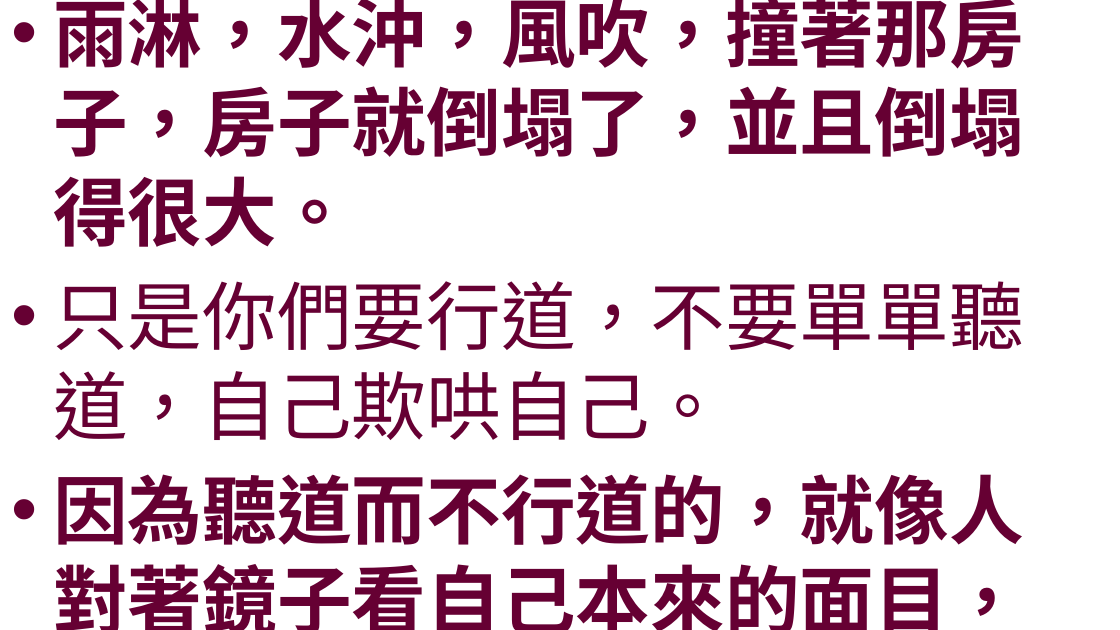
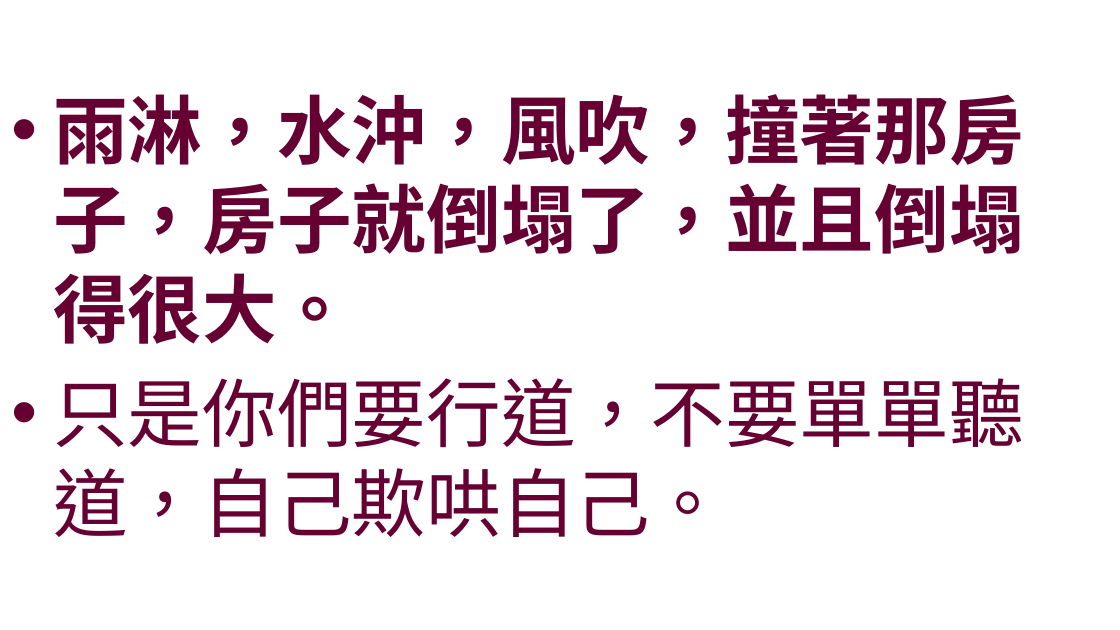
Before and after one commit to batisuoc/worship-resources, a slide deck: slide 6 of 46遵行主話.pptx. Drawn at 1120x630 pixels with LibreOffice and Linux fonts; fonts in the diff are those of the drawing; background and template pictures are left out. Boxes give left, top, right and bottom in pixels: in the first picture for what was removed or moved away, otherwise in the second. Text is boxed around its words. In the diff, an @@ line names an element or a change of style, - is before the commit and + after.

Commit message:
Update 46

```diff
--- a/46遵行主話.pptx
+++ b/46遵行主話.pptx
@@ text at [53,474,1023,630]: paragraph removed @@
-• 因為聽道而不行道的，就像人對著鏡子看自己本來的面目，
```
Also in this commit, not shown: 1 other slide changed, 1 slide added.
